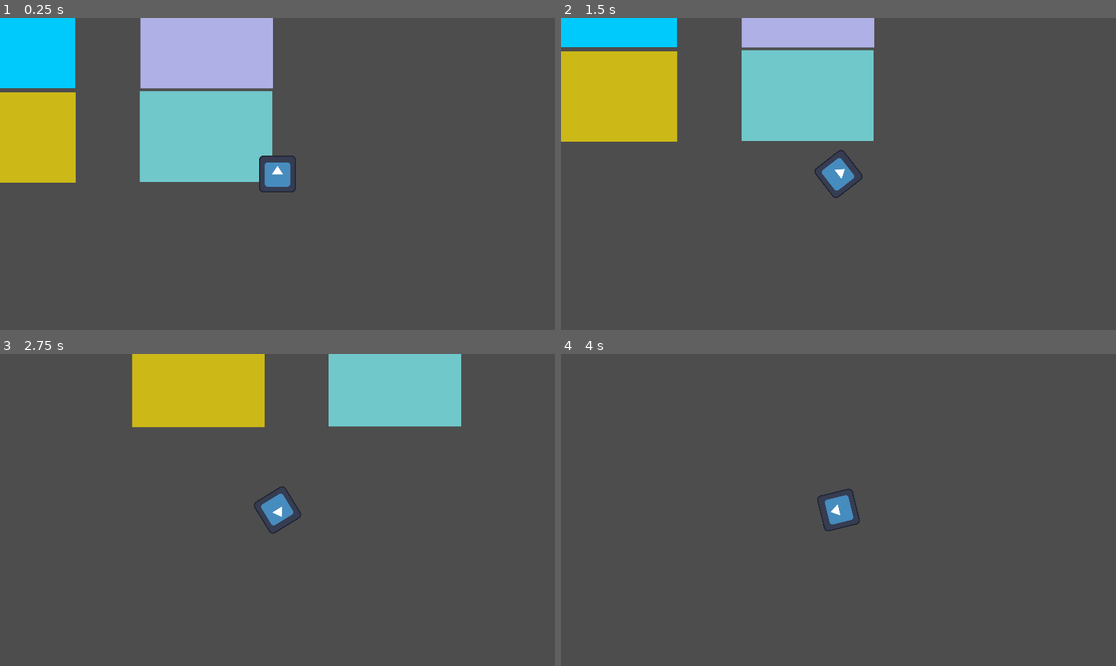
Above: before the commit, frames 1-4 (two rows, left to right).
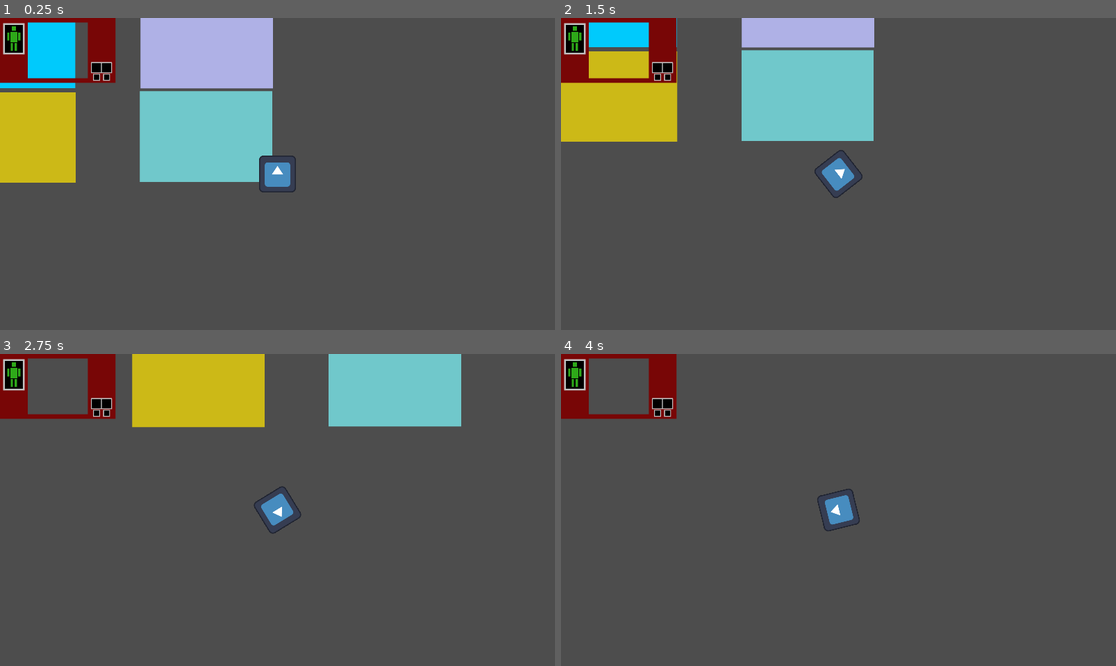
Above: after the commit, the same moments.

Repository: alin-but-real/gamenr1
Game: Godot game, scene res://scenes/main.tscn
Same seed, same stepped clock (60 frames per second), same inputs: the game is played once before the commit and once after it. The engine's default icon, where the game draws it, is replaced by a stand-in: a white triangle on a blue panel in a dark square.
Inputs:
- Up to frame 1 (0.25 s): no input
- Up to frame 2 (1.5 s): tap Enter at 0.5 s; hold D (turn_right) 0.53-1.28 s; hold S (move_backward) from 1.28 s (still down)
- Up to frame 3 (2.75 s): release S (move_backward) at 2.03 s; hold D (turn_right) from 2.03 s (still down)
- Up to frame 4 (4 s): release D (turn_right) at 2.78 s; hold W (move_forward) 2.78-3.53 s; hold A (turn_left) from 3.53 s (still down)

The runs differ from the first frame. In frame 1, 2.4% of the frame differs, in the area x 0-21%, y 0-21%; in frame 2, 2.5%; in frame 3, 2.4%; in frame 4, 2.4%.

Commit message:
added ui
TODO: resize

Diff:
--- a/scenes/main.tscn
+++ b/scenes/main.tscn
@@ -1,6 +1,7 @@
-[gd_scene load_steps=2 format=3 uid="uid://cw12oln663ifm"]
+[gd_scene load_steps=3 format=3 uid="uid://cw12oln663ifm"]
 
 [ext_resource type="PackedScene" uid="uid://d5sgoyddxibf" path="res://scenes/player.tscn" id="1_o5qli"]
+[ext_resource type="PackedScene" uid="uid://cm052urhex8n1" path="res://scenes/user_interface.tscn" id="2_0wfyh"]
 
 [node name="Main" type="Node2D"]
 
@@ -66,3 +67,6 @@
 grow_vertical = 2
 scale = Vector2(14.3161, 16.4804)
 color = Color(0.798364, 0.726917, 0.0902404, 1)
+
+[node name="CanvasLayer" parent="." instance=ExtResource("2_0wfyh")]
+follow_viewport_enabled = false
--- a/scenes/player.tscn
+++ b/scenes/player.tscn
@@ -8,13 +8,11 @@
 
 [node name="Player" type="Area2D"]
 script = ExtResource("1_g2els")
-metadata/_edit_group_ = true
 
 [node name="Sprite2D" type="Sprite2D" parent="."]
 texture = ExtResource("1_3vyb7")
 
 [node name="CollisionShape2D" type="CollisionShape2D" parent="."]
-position = Vector2(-0.5, 0.5)
 shape = SubResource("RectangleShape2D_g2els")
 
 [node name="Camera2D" type="Camera2D" parent="."]
--- /dev/null
+++ b/scenes/user_interface.tscn
@@ -0,0 +1,58 @@
+[gd_scene load_steps=8 format=3 uid="uid://cm052urhex8n1"]
+
+[ext_resource type="Texture2D" uid="uid://dih4ikgepxpja" path="res://assets/ui/background.png" id="1_syvep"]
+[ext_resource type="Texture2D" uid="uid://co6t6ai050u4p" path="res://assets/ui/health_screen.png" id="2_l2bgj"]
+[ext_resource type="Texture2D" uid="uid://k3tpods67p41" path="res://assets/ui/weapon_screen.png" id="2_xsrv6"]
+[ext_resource type="Texture2D" uid="uid://bea3tov7pvx8g" path="res://assets/ui/ammo_screen.png" id="3_sdud1"]
+[ext_resource type="Texture2D" uid="uid://uojv7adawjtl" path="res://assets/ui/doll_limb.png" id="5_aisij"]
+[ext_resource type="Texture2D" uid="uid://dienfbc6qrmue" path="res://assets/ui/doll_torso.png" id="6_prbuy"]
+[ext_resource type="Texture2D" uid="uid://dkabiwcrue6mx" path="res://assets/ui/doll_head.png" id="7_5kqoc"]
+
+[node name="CanvasLayer" type="CanvasLayer"]
+follow_viewport_enabled = true
+
+[node name="Background" type="Sprite2D" parent="."]
+position = Vector2(200, 112)
+texture = ExtResource("1_syvep")
+
+[node name="WeaponScreen" type="Sprite2D" parent="."]
+position = Vector2(351, 172)
+texture = ExtResource("2_xsrv6")
+
+[node name="AmmoScreen" type="Sprite2D" parent="."]
+position = Vector2(334, 205)
+texture = ExtResource("3_sdud1")
+
+[node name="AmmoScreen2" type="Sprite2D" parent="."]
+position = Vector2(369, 205)
+texture = ExtResource("3_sdud1")
+
+[node name="PanelContainer" type="PanelContainer" parent="."]
+
+[node name="HealthScreen" type="Sprite2D" parent="PanelContainer"]
+position = Vector2(48, 72)
+texture = ExtResource("2_l2bgj")
+
+[node name="left_arm" type="Sprite2D" parent="PanelContainer"]
+position = Vector2(67, 64.5)
+texture = ExtResource("5_aisij")
+
+[node name="right_arm" type="Sprite2D" parent="PanelContainer"]
+position = Vector2(29, 64.5)
+texture = ExtResource("5_aisij")
+
+[node name="right_leg" type="Sprite2D" parent="PanelContainer"]
+position = Vector2(41, 100)
+texture = ExtResource("5_aisij")
+
+[node name="left_leg" type="Sprite2D" parent="PanelContainer"]
+position = Vector2(55, 100)
+texture = ExtResource("5_aisij")
+
+[node name="torso" type="Sprite2D" parent="PanelContainer"]
+position = Vector2(48, 65.5)
+texture = ExtResource("6_prbuy")
+
+[node name="head" type="Sprite2D" parent="PanelContainer"]
+position = Vector2(48, 36.5)
+texture = ExtResource("7_5kqoc")
Binary file added: assets/ui/1x1_screen.png
Not shown, added: assets/ui/1x1_screen.png.import
Binary file added: assets/ui/1x2_screen.png
Not shown, added: assets/ui/1x2_screen.png.import
Binary file added: assets/ui/2x2_L_screen.png
Not shown, added: assets/ui/2x2_L_screen.png.import
Binary file added: assets/ui/2x2_screen.png
Not shown, added: assets/ui/2x2_screen.png.import
Binary file added: assets/ui/3x3_screen.png
Not shown, added: assets/ui/3x3_screen.png.import
Binary file added: assets/ui/ammo_screen.png
Not shown, added: assets/ui/ammo_screen.png.import
(and 12 more such lines)
